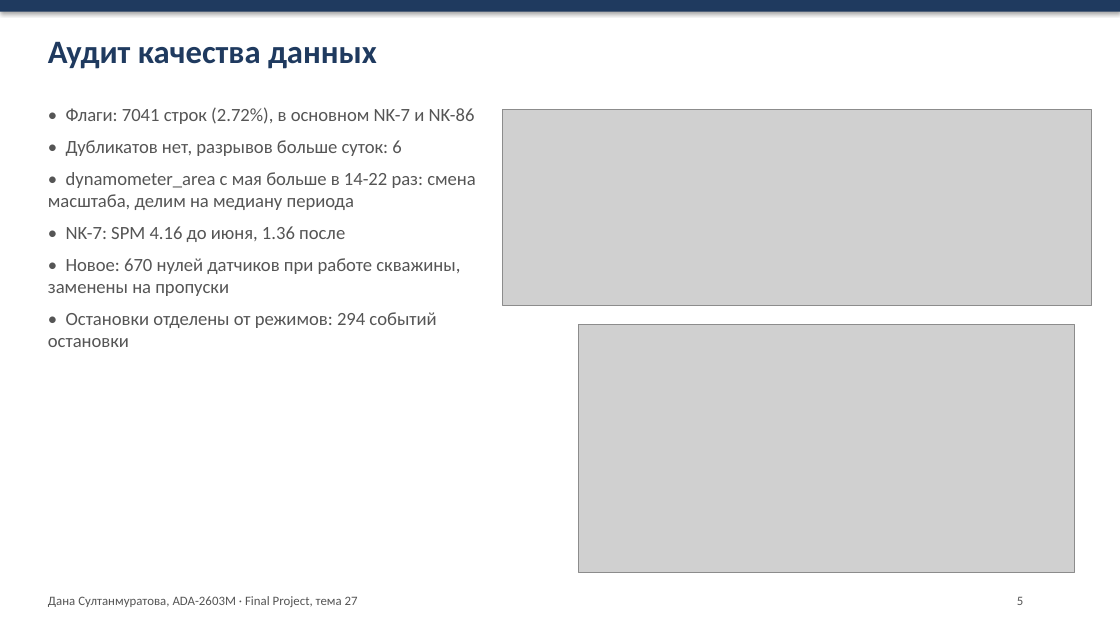
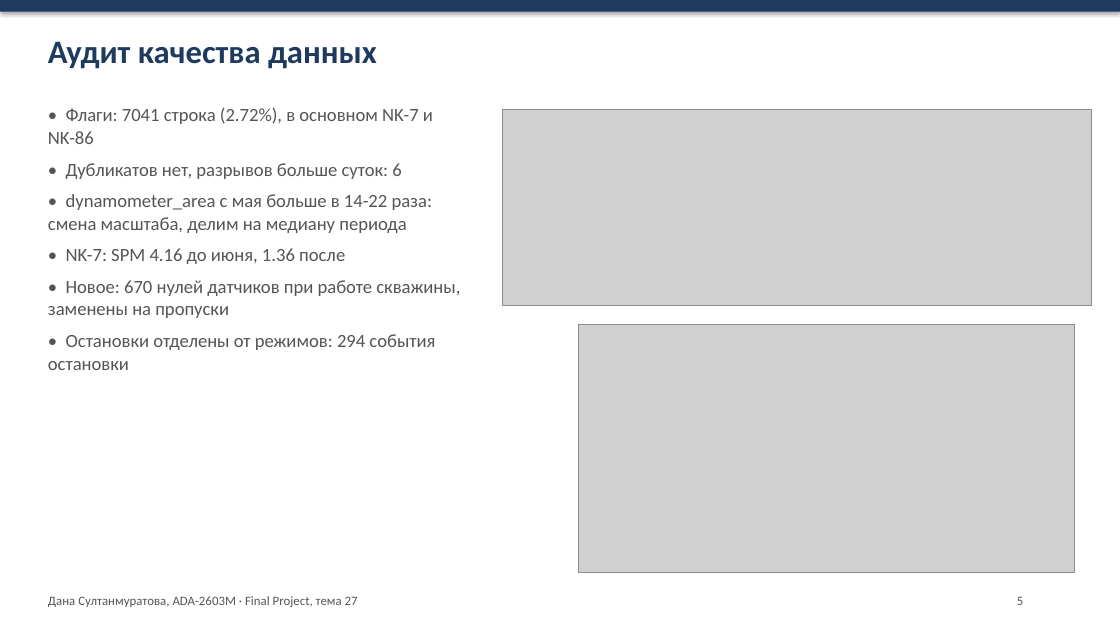
Before and after one commit to dsultless/oil_well_regimes, a slide deck: slide 5 of reports/Final_Project_Presentation_Sultanmuratova.pptx. Drawn at 1120x630 pixels with LibreOffice and Linux fonts; fonts in the diff are those of the drawing; grey boxes stand for pictures. Boxes give left, top, right and bottom in pixels: in the first picture for what was removed or moved away, otherwise in the second. Text is boxed around its words. In the diff, an @@ line names an element or a change of style, - is before the commit and + after.

Commit message:
Report and slides: wording, grammar, table labels, file properties

```diff
--- a/reports/Final_Project_Presentation_Sultanmuratova.pptx
+++ b/reports/Final_Project_Presentation_Sultanmuratova.pptx
@@ text at (x1=48, y1=107, x2=433, y2=144): text changed @@
-• Флаги: 7041 строк (2.72%), в основном NK-7 и NK-86
+• Флаги: 7041 строка (2.72%), в основном NK-7 и NK-86
@@ text at (x1=48, y1=194, x2=432, y2=233): text changed @@
-• dynamometer_area с мая больше в 14-22 раз: смена масштаба, делим на медиану периода
+• dynamometer_area с мая больше в 14-22 раза: смена масштаба, делим на медиану периода
@@ text at (x1=48, y1=334, x2=435, y2=370): text changed @@
-• Остановки отделены от режимов: 294 событий остановки
+• Остановки отделены от режимов: 294 события остановки
```
Also in this commit, not shown: 2 other slides changed, 3 other files.
